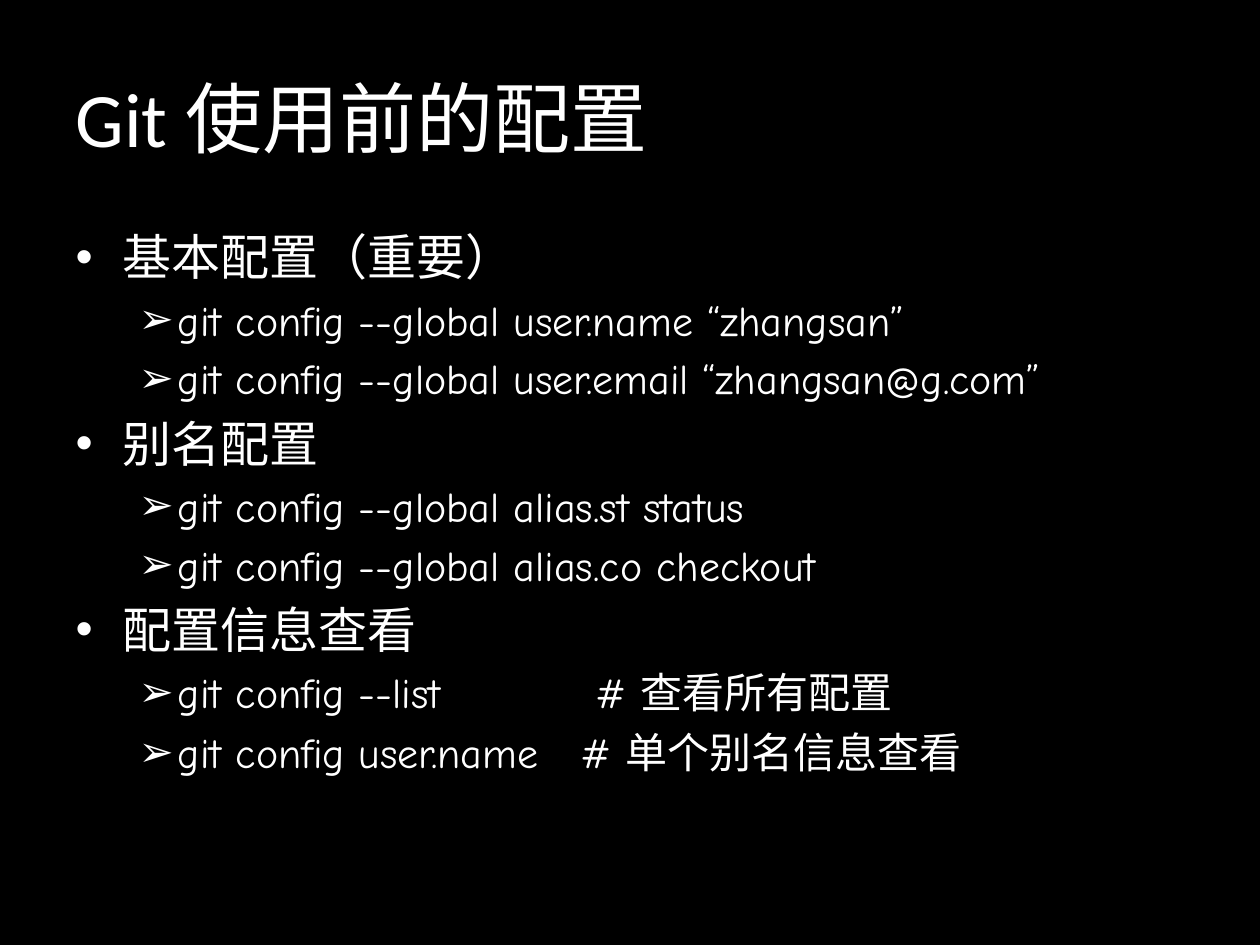
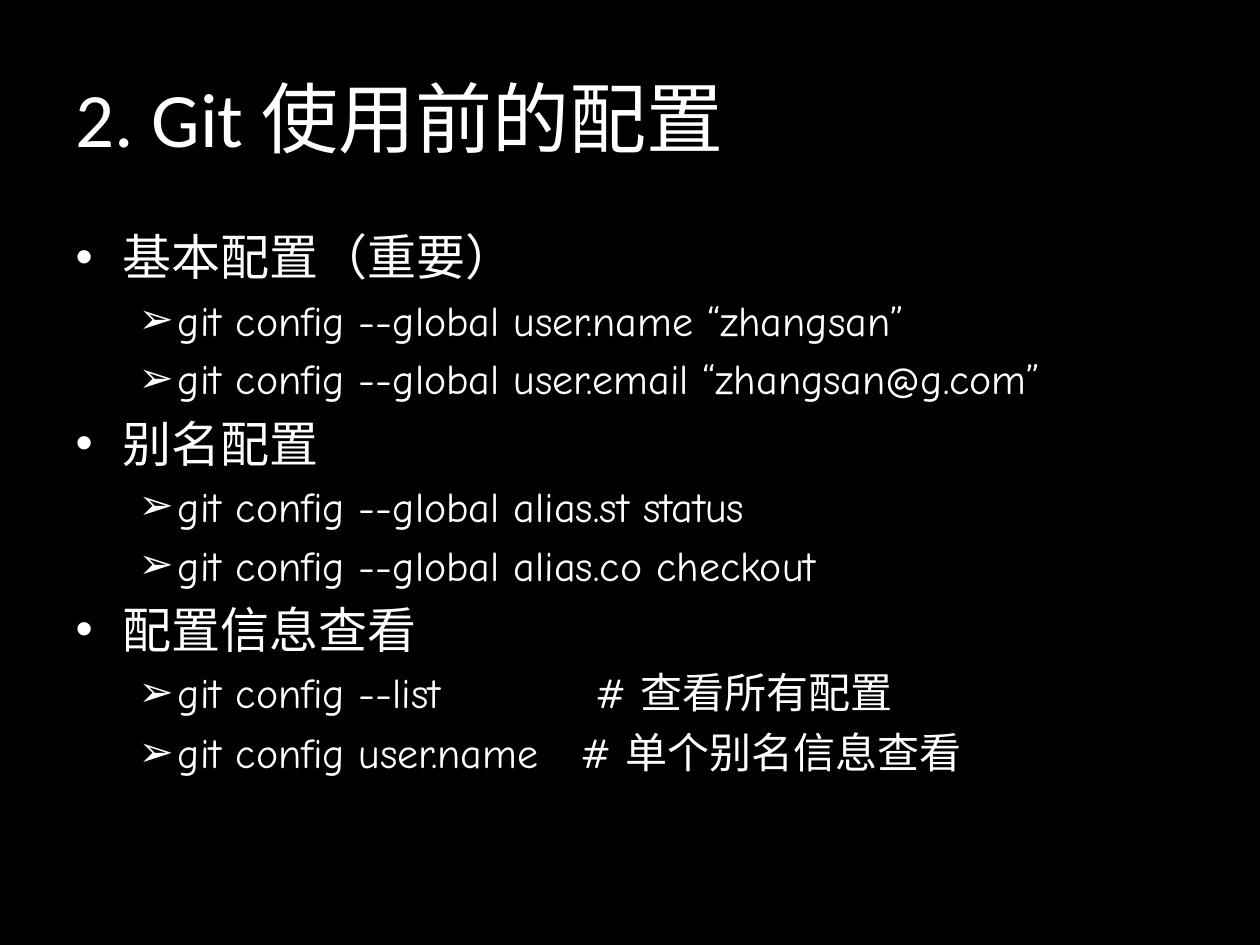
Before and after one commit to sontekliu/git-book, a slide deck: slide 9 of Git.pptx. Drawn at 1260x945 pixels with LibreOffice and Linux fonts; fonts in the diff are those of the drawing. Boxes give left, top, right and bottom in pixels: in the first picture for what was removed or moved away, otherwise in the second. Text is boxed around its words. In the diff, an @@ line names an element or a change of style, - is before the commit and + after.

```diff
--- a/Git.pptx
+++ b/Git.pptx
@@ title at <box>76,82,723,154</box>: text changed @@
-Git 使用前的配置
+2. Git 使用前的配置
```
Also in this commit, not shown: 18 other slides changed.
